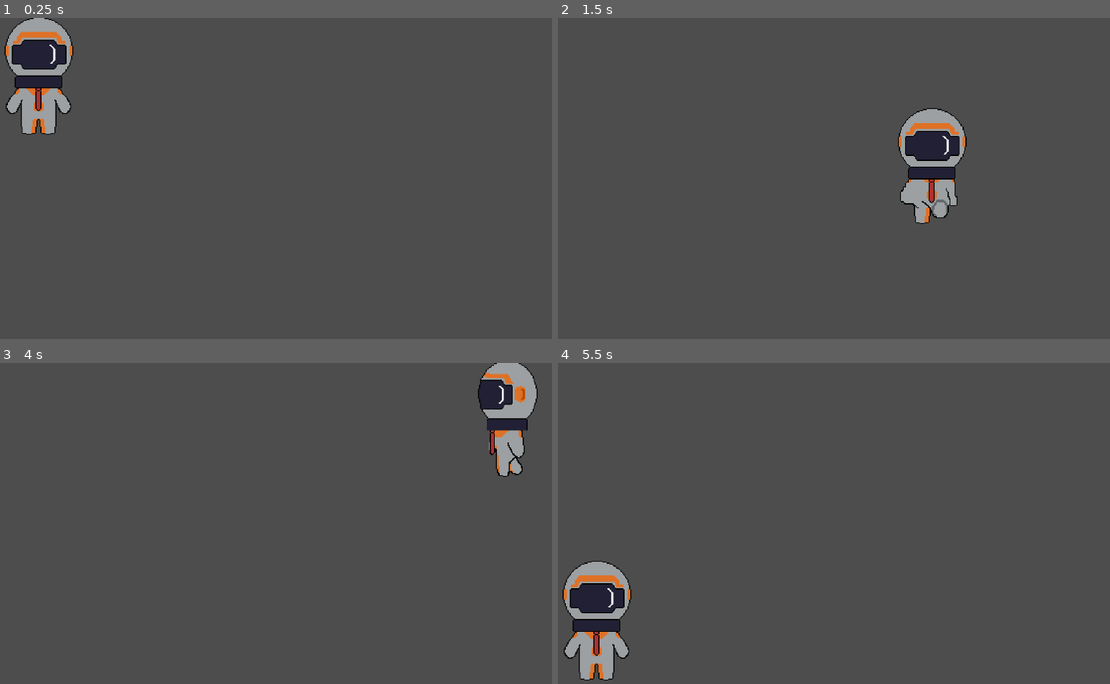
Above: before the commit, frames 1-4 (two rows, left to right).
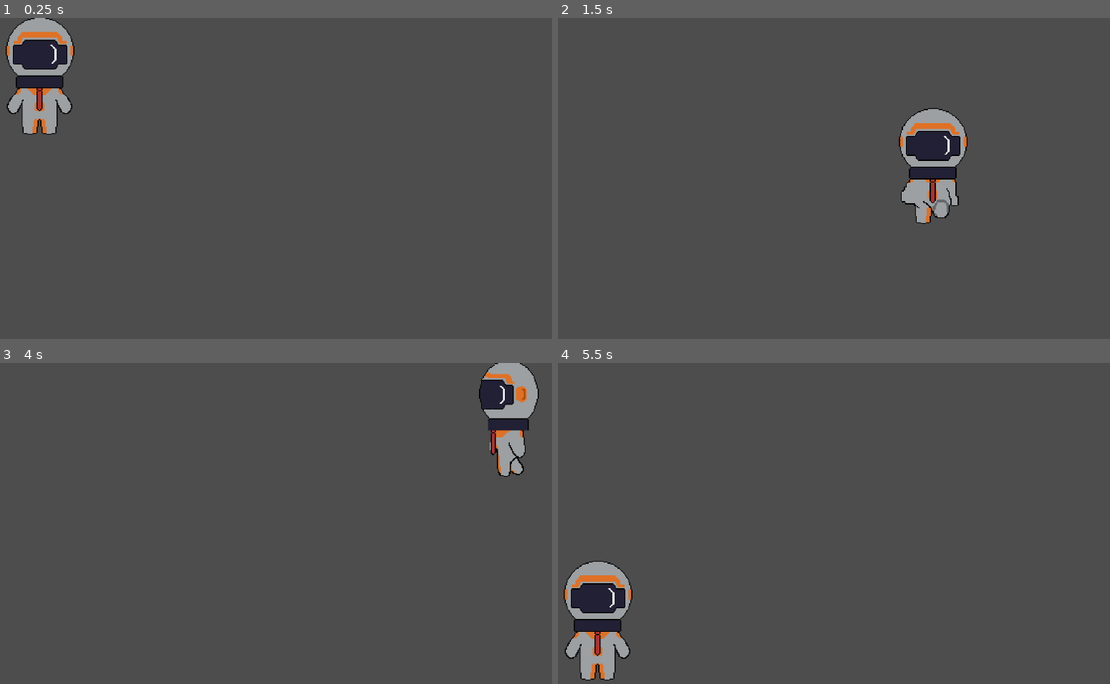
Above: after the commit, the same moments.

Repository: Felkun/global-game-jam-2026
Game: Godot game, scene res://main.tscn
The game is run twice, just before and just after one commit, with the same random seed, the same clock (stepped at 60 frames per second) and the same inputs.
Inputs:
- Up to frame 1 (0.25 s): no input
- Up to frame 2 (1.5 s): hold Right (move_right) 0.53-1.28 s; hold Down (move_down) from 1.28 s (still down)
- Up to frame 3 (4 s): release Down (move_down) at 2.03 s; hold Right (move_right) 2.03-2.78 s; tap Enter at 2.75 s; hold Up (move_up) 2.78-3.53 s; tap Space at 3.5 s; hold Left (move_left) from 3.53 s (still down)
- Up to frame 4 (5.5 s): release Left (move_left) at 5.03 s; hold Down (move_down) from 5.03 s (still down)

The runs differ from the first frame. In frame 1, 0.7% of the frame differs, in the area x 0-14%, y 0-37%; in frame 2, 0.6%; in frame 3, 0.5%; in frame 4, 0.7%, in the area x 0-14%, y 61-99%.

Commit message:
Player con CollisionShape a capsula

Diff:
--- a/main.tscn
+++ b/main.tscn
@@ -2,7 +2,6 @@
 
 [ext_resource type="PackedScene" uid="uid://b12fhqld0phdm" path="res://player.tscn" id="1_0xm2m"]
 [ext_resource type="Texture2D" uid="uid://byj4hbjacxhwr" path="res://Tech Dungeon Roguelite - Asset Pack (DEMO)/tileset x2.png" id="2_h2yge"]
-[ext_resource type="Texture2D" uid="uid://u0gfip374uvf" path="res://Tech Dungeon Roguelite - Asset Pack (DEMO)/tileset x3.png" id="3_h2yge"]
 
 [sub_resource type="GDScript" id="GDScript_0xm2m"]
 script/source = "extends CharacterBody2D
@@ -153,18 +152,11 @@
 [sub_resource type="TileSet" id="TileSet_lquwl"]
 sources/0 = SubResource("TileSetAtlasSource_1bvp3")
 
-[sub_resource type="TileSetAtlasSource" id="TileSetAtlasSource_lquwl"]
-texture = ExtResource("3_h2yge")
-texture_region_size = Vector2i(96, 96)
-
-[sub_resource type="TileSet" id="TileSet_7mycd"]
-sources/0 = SubResource("TileSetAtlasSource_lquwl")
-
 [node name="main" type="Node2D" unique_id=556733197]
 position = Vector2(-77, 81)
 
 [node name="Player" parent="." unique_id=1216278766 instance=ExtResource("1_0xm2m")]
-position = Vector2(135, -25)
+position = Vector2(136, -25)
 motion_mode = 1
 script = SubResource("GDScript_0xm2m")
 
@@ -173,6 +165,4 @@
 tile_set = SubResource("TileSet_lquwl")
 format = 2
 
-[node name="TileMapLayer" type="TileMapLayer" parent="." unique_id=1004627108]
-tile_set = SubResource("TileSet_7mycd")
 [node name="prova" type="WorldEnvironment" parent="." unique_id=862528209]
--- a/player.tscn
+++ b/player.tscn
@@ -3,8 +3,6 @@
 [ext_resource type="Script" uid="uid://d27nyj7fs726g" path="res://scripts/player.gd" id="1_onrkg"]
 [ext_resource type="Texture2D" uid="uid://cso5xcf67oqv" path="res://asset/elon-mask/player.png" id="2_onrkg"]
 
-[sub_resource type="CircleShape2D" id="CircleShape2D_onrkg"]
-
 [sub_resource type="AtlasTexture" id="AtlasTexture_i3pqv"]
 atlas = ExtResource("2_onrkg")
 region = Rect2(0, 384, 128, 128)
@@ -269,12 +267,17 @@
 "speed": 10.0
 }]
 
+[sub_resource type="CapsuleShape2D" id="CapsuleShape2D_onrkg"]
+radius = 32.0
+height = 120.0
+
 [node name="Player" type="CharacterBody2D" unique_id=1216278766]
 script = ExtResource("1_onrkg")
-
-[node name="CollisionShape2D" type="CollisionShape2D" parent="." unique_id=1386655124]
-shape = SubResource("CircleShape2D_onrkg")
 
 [node name="AnimatedSprite2D" type="AnimatedSprite2D" parent="." unique_id=425019356]
 sprite_frames = SubResource("SpriteFrames_dx0e4")
 animation = &"back_walk"
+
+[node name="CollisionShape2D" type="CollisionShape2D" parent="." unique_id=1386655124]
+position = Vector2(2, 3)
+shape = SubResource("CapsuleShape2D_onrkg")
